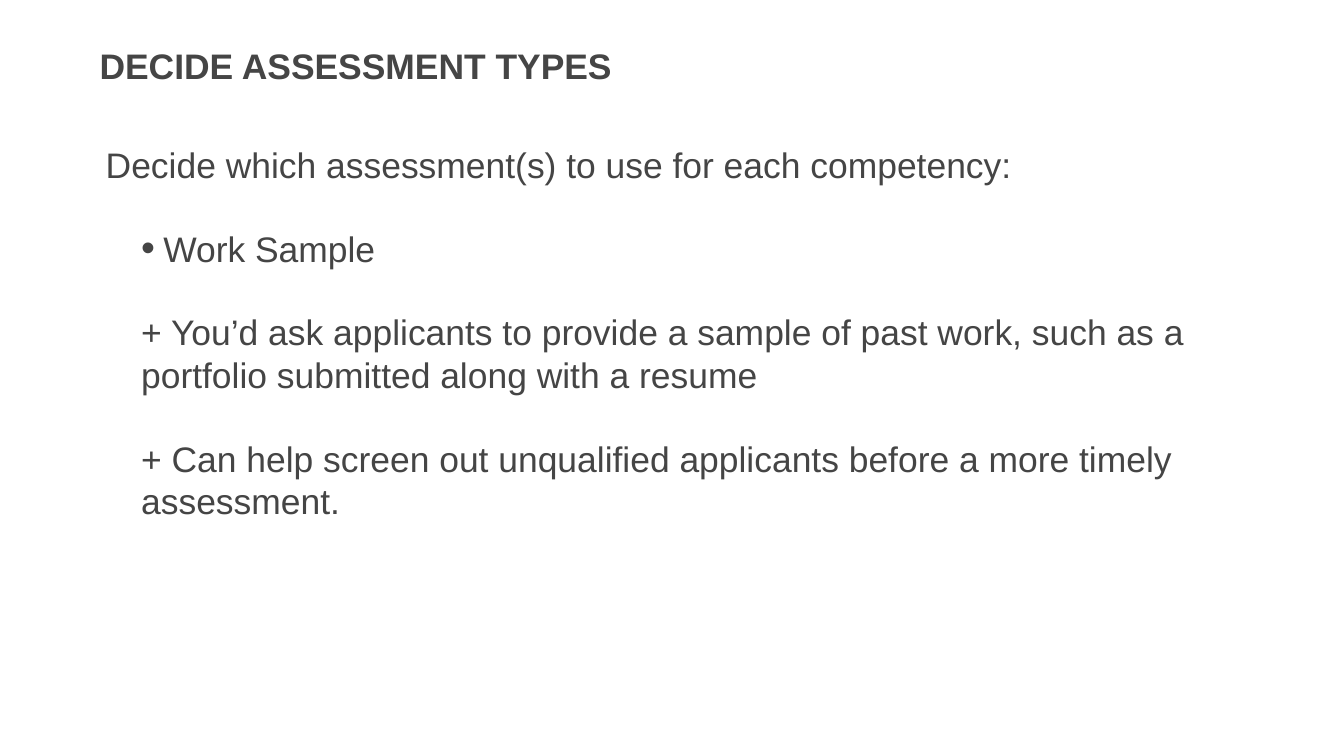
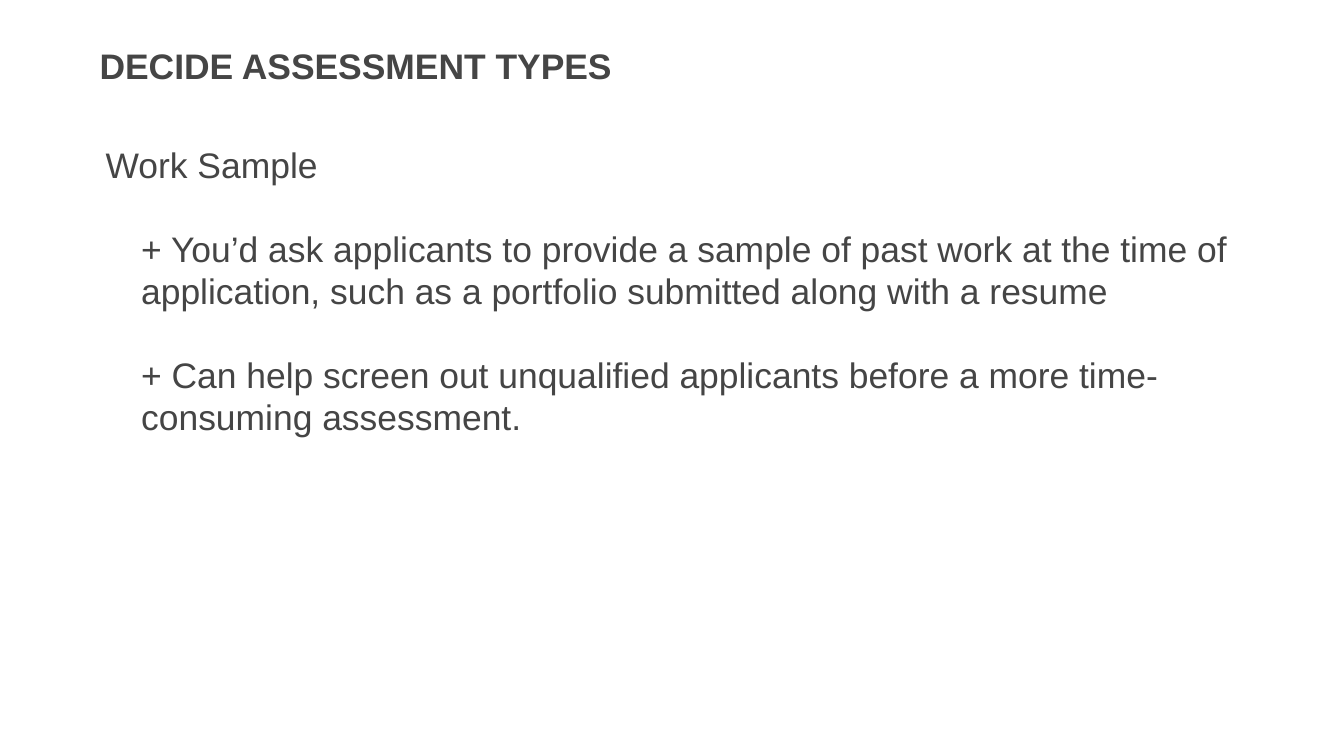
Before and after one commit to usds/SME-QA-Website, a slide deck: slide 36 of toolkit/job-analysis/job-analysis-presentation.pptx. Drawn at 1344x756 pixels with LibreOffice and Linux fonts; fonts in the diff are those of the drawing. Boxes give left, top, right and bottom in pixels: in the first picture for what was removed or moved away, otherwise in the second. Text is boxed around its words. In the diff, an @@ line names an element or a change of style, - is before the commit and + after.

```diff
--- a/toolkit/job-analysis/job-analysis-presentation.pptx
+++ b/toolkit/job-analysis/job-analysis-presentation.pptx
@@ text at box(106, 152, 1011, 185): paragraph removed @@
-Decide which assessment(s) to use for each competency:
@@ text at box(106, 152, 317, 185): bullet • to none; list level 2 to 1 in "Work Sample" @@
@@ text at box(141, 236, 1227, 438): text changed @@
-  + You’d ask applicants to provide a sample of past work, such as a portfolio submitted along with a resume
-  + Can help screen out unqualified applicants before a more timely assessment.
+  + You’d ask applicants to provide a sample of past work at the time of application, such as a portfolio submitted along with a resume
+  + Can help screen out unqualified applicants before a more time-consuming assessment.
```
Also in this commit, not shown: 3 other slides changed.
